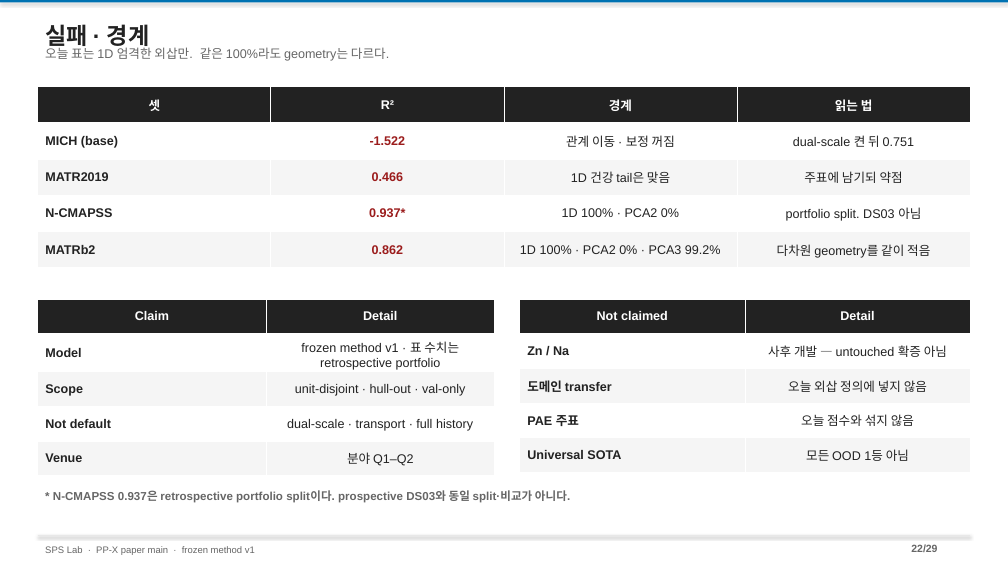
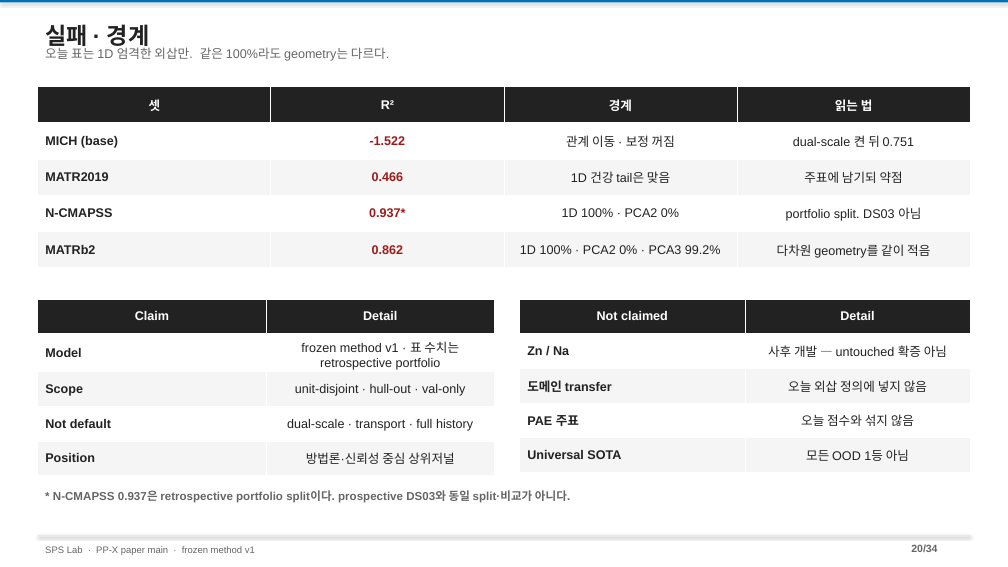
Before and after one commit to amumujs-create/pp_pae_total, a slide deck: slide 20 of output/PP_Research_Detailed_v2.pptx (slide 22 before the commit). Drawn at 1008x567 pixels with LibreOffice and Linux fonts; fonts in the diff are those of the drawing. Boxes give left, top, right and bottom in pixels: in the first picture for what was removed or moved away, otherwise in the second. Text is boxed around its words. In the diff, an @@ line names an element or a change of style, - is before the commit and + after.

```diff
--- a/output/PP_Research_Detailed_v2.pptx
+++ b/output/PP_Research_Detailed_v2.pptx
@@ table at (38, 299, 495, 473) @@
-row 5, column 1: Venue
+row 5, column 1: Position
-row 5, column 2: 분야 Q1–Q2
+row 5, column 2: 방법론·신뢰성 중심 상위저널
@@ text at (911, 544, 937, 552): text changed @@
-22/29
+20/34
```
Also in this commit, not shown: 27 other slides changed, 5 slides added, 3 other files.
